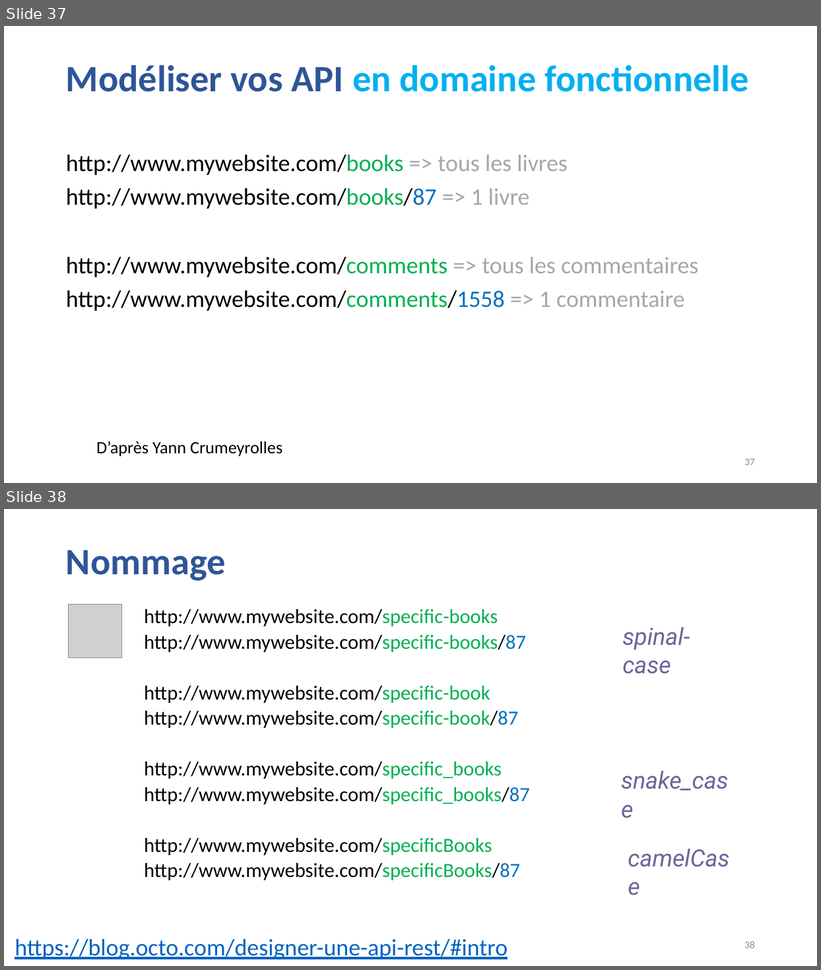
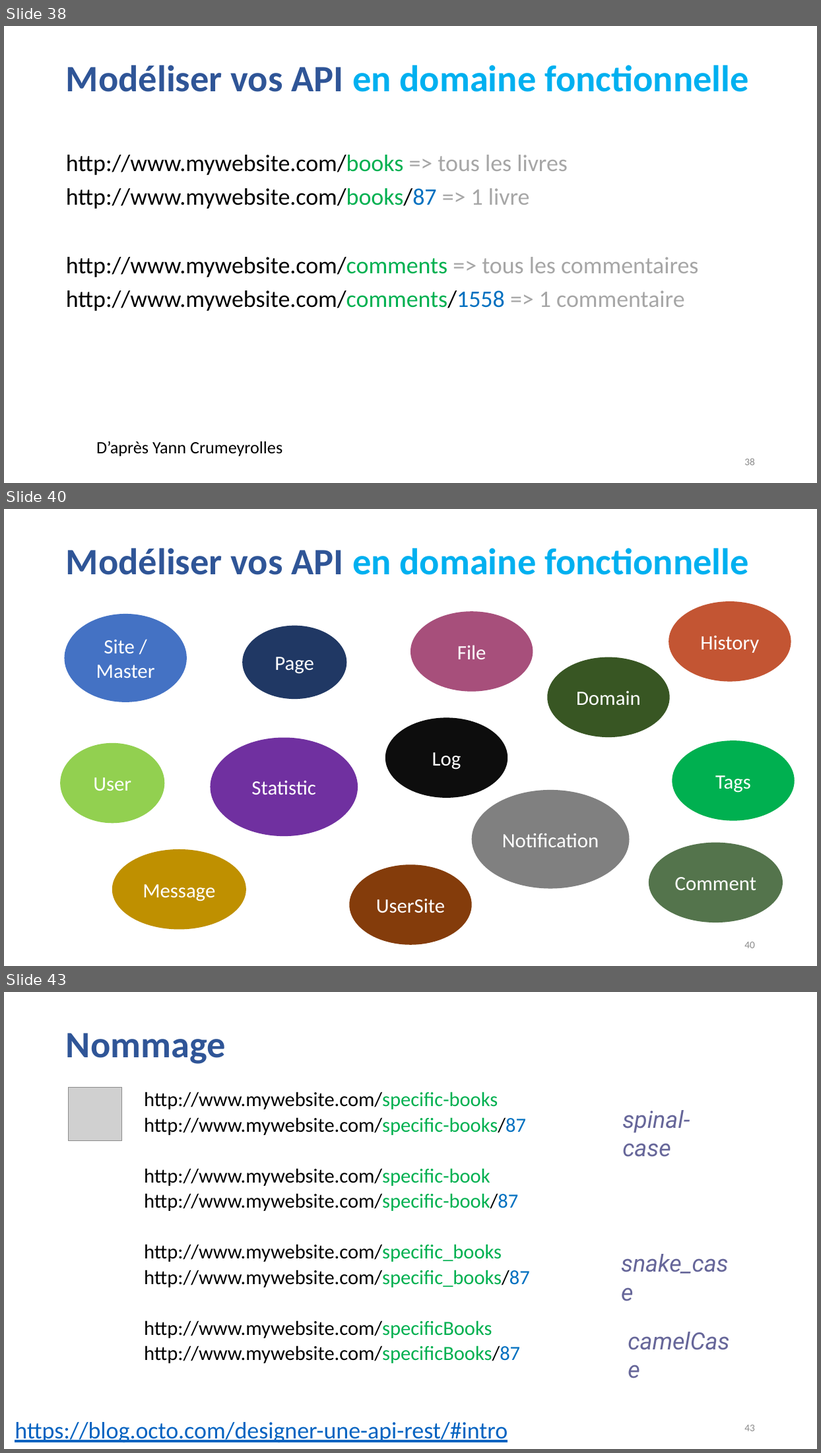
Before and after one commit to guillaumechervet/course.rest, a slide deck: documentations/3 - Web Services partie REST.pptx. Shown one above the other, each under a label of ours: slides 37 and 38 before the commit, slides 38, 40 and 43 after it; the slides between them are not shown. The pictures are 821x970 and 821x1453 pixels, drawn with LibreOffice and Linux fonts; fonts in the diff are those of the drawing; grey boxes stand for pictures. Boxes give left, top, right and bottom in pixels: in the first picture for what was removed or moved away, otherwise in the second. Text is boxed around its words. In the diff, an @@ line names an element or a change of style, - is before the commit and + after.

```diff
--- a/documentations/3 - Web Services partie REST.pptx
+++ b/documentations/3 - Web Services partie REST.pptx
@@ slide 40 added at [4, 509, 817, 966], background #FFFFFF @@
@@ title added at [66, 548, 749, 575], 44 pt, text #00B0F0, bold @@
+Modéliser vos API en domaine fonctionnelle
@@ ellipse added at [669, 601, 791, 682], fill #C35533, 24 pt, text #FFFFFF @@
+History
@@ ellipse added at [64, 614, 187, 702], fill #4472C4, 24 pt, text #FFFFFF @@
+Site / Master
@@ ellipse added at [242, 626, 347, 699], fill #203864, 24 pt, text #FFFFFF @@
+Page
@@ ellipse added at [411, 611, 533, 691], fill #A74F7B, 24 pt, text #FFFFFF @@
+File
@@ ellipse added at [547, 657, 670, 737], fill #385723, 24 pt, text #FFFFFF @@
+Domain
@@ ellipse added at [385, 718, 508, 797], fill #0D0D0D, 24 pt, text #FFFFFF @@
+Log
@@ ellipse added at [60, 743, 164, 823], fill #92D050, 24 pt, text #FFFFFF @@
+User
@@ ellipse added at [210, 738, 358, 836], fill #7030A0, 24 pt, text #FFFFFF @@
+Statistic
@@ ellipse added at [673, 741, 795, 821], fill #00B050, 24 pt, text #FFFFFF @@
+Tags
@@ ellipse added at [472, 790, 630, 889], fill #808080, 24 pt, text #FFFFFF @@
+Notification
@@ ellipse added at [649, 843, 783, 923], fill #54744C, 24 pt, text #FFFFFF @@
+Comment
@@ ellipse added at [112, 850, 246, 929], fill #BF9000, 24 pt, text #FFFFFF @@
+Message
@@ ellipse added at [349, 865, 472, 945], fill #843C0B, 24 pt, text #FFFFFF @@
+UserSite
@@ page number added at [745, 942, 755, 949], 12 pt, text #8C8C8C @@
+40
@@ what was slide 37 is now slide 38 @@
@@ page number at [745, 458, 755, 466]: text changed @@
-37
+38
@@ what was slide 38 is now slide 43 @@
@@ page number at [745, 1425, 755, 1432]: text changed @@
-38
+43
```
Also in this commit, not shown: 8 slides changed, 7 other slides added, 2 slides removed.
